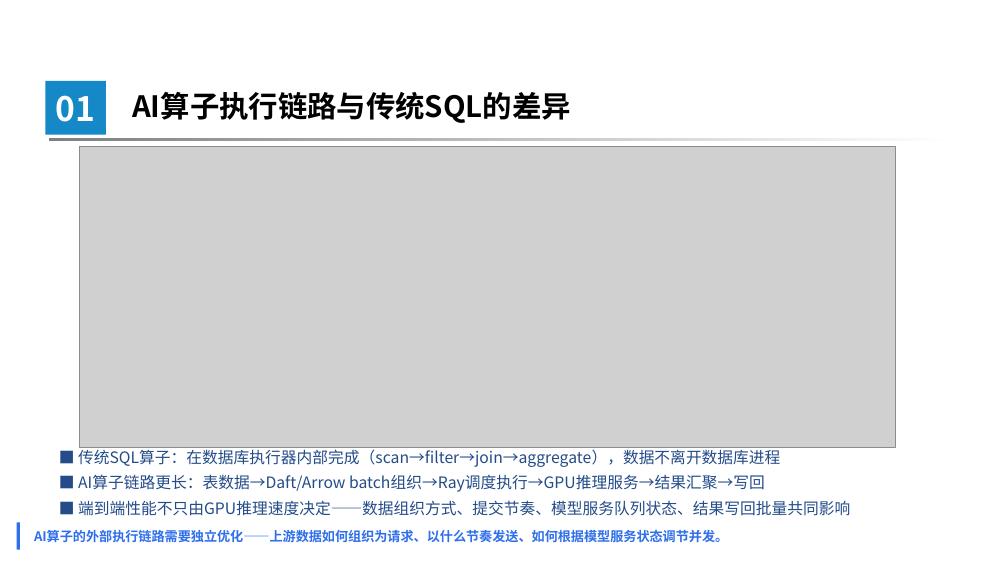
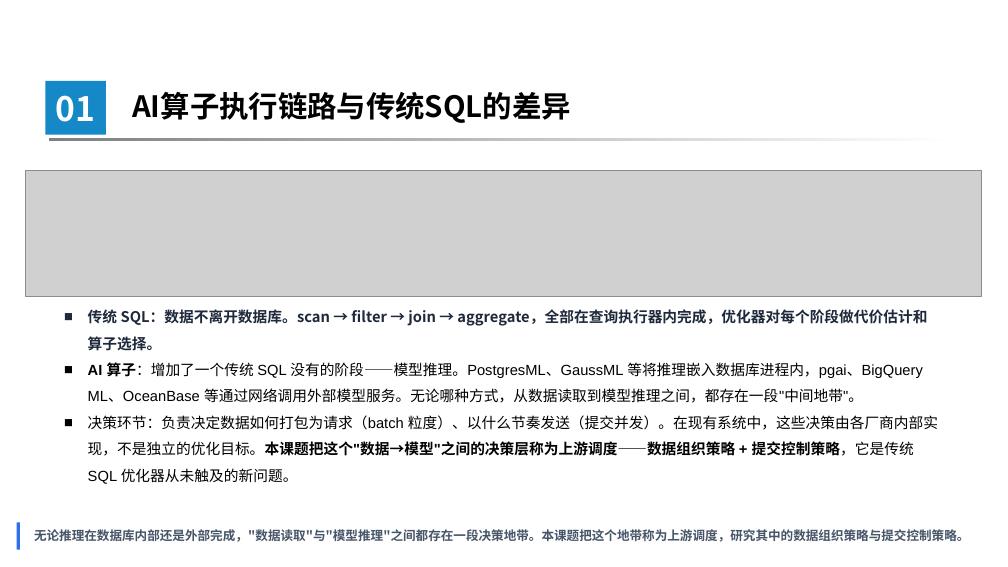
Before and after one commit to 3444374/ai-operator-execution-optimization, a slide deck: slide 4 of opening/slides/opening_defense_20260720_v5.pptx. Drawn at 1008x567 pixels with LibreOffice and Linux fonts; fonts in the diff are those of the drawing; grey boxes stand for pictures; background and template pictures are left out. Boxes give left, top, right and bottom in pixels: in the first picture for what was removed or moved away, otherwise in the second. Text is boxed around its words. In the diff, an @@ line names an element or a change of style, - is before the commit and + after.

Commit message:
refactor: cross_layer_method_framework 重构——写回降级为 guardrail，新增多模态泛化验证
- 第三张 workload 卡从 AI_FILTER/CLASSIFY 改为多模态图像理解
- 第三张策略卡从端到端验证：耦合与写回改为多模态泛化验证
- 删除独立写回卡片，降为两行 guardrail 注释
- 新增算子代价估计（补充讨论）注释
- 箭头改为线条+三角头
- 指标改为 GPU util + MFU 并存
- PPT 时间线第四阶段改为多模态泛化验证
- 画布 1000→880px

```diff
--- a/opening/slides/opening_defense_20260720_v5.pptx
+++ b/opening/slides/opening_defense_20260720_v5.pptx
@@ picture removed at (x1=80, y1=147, x2=896, y2=448) @@
@@ picture added at (x1=25, y1=170, x2=982, y2=296) @@
@@ text at (x1=88, y1=309, x2=938, y2=484): text changed; size 15 to 14 pt; font Noto Sans CJK SC to Arial; text colour #244C89 to #000000 @@
-■ 传统SQL算子：在数据库执行器内部完成（scan→filter→join→aggregate），数据不离开数据库进程
-■ AI算子链路更长：表数据→Daft/Arrow batch组织→Ray调度执行→GPU推理服务→结果汇聚→写回
-■ 端到端性能不只由GPU推理速度决定——数据组织方式、提交节奏、模型服务队列状态、结果写回批量共同影响
+■ 传统 SQL：数据不离开数据库。scan → filter → join → aggregate，全部在查询执行器内完成，优化器对每个阶段做代价估计和算子选择。
+■ AI 算子：增加了一个传统 SQL 没有的阶段——模型推理。PostgresML、GaussML 等将推理嵌入数据库进程内，pgai、BigQuery ML、OceanBase 等通过网络调用外部模型服务。无论哪种方式，从数据读取到模型推理之间，都存在一段"中间地带"。
+■ 决策环节：负责决定数据如何打包为请求（batch 粒度）、以什么节奏发送（提交并发）。在现有系统中，这些决策由各厂商内部实现，不是独立的优化目标。本课题把这个"数据→模型"之间的决策层称为上游调度——数据组织策略 + 提交控制策略，它是传统 SQL 优化器从未触及的新问题。
@@ text at (x1=34, y1=529, x2=969, y2=542): text changed; size 12.5 to 12 pt; text colour #2F6FEB to #475569 @@
-AI算子的外部执行链路需要独立优化——上游数据如何组织为请求、以什么节奏发送、如何根据模型服务状态调节并发。
+无论推理在数据库内部还是外部完成，"数据读取"与"模型推理"之间都存在一段决策地带。本课题把这个地带称为上游调度，研究其中的数据组织策略与提交控制策略。
```
Also in this commit, not shown: 10 other slides changed, 3 slides added, 29 other files.
